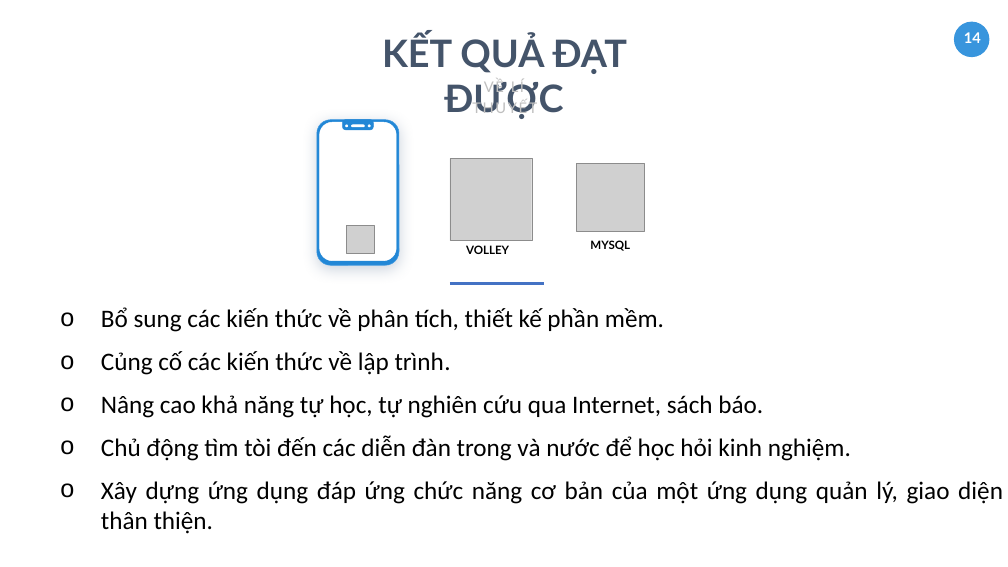
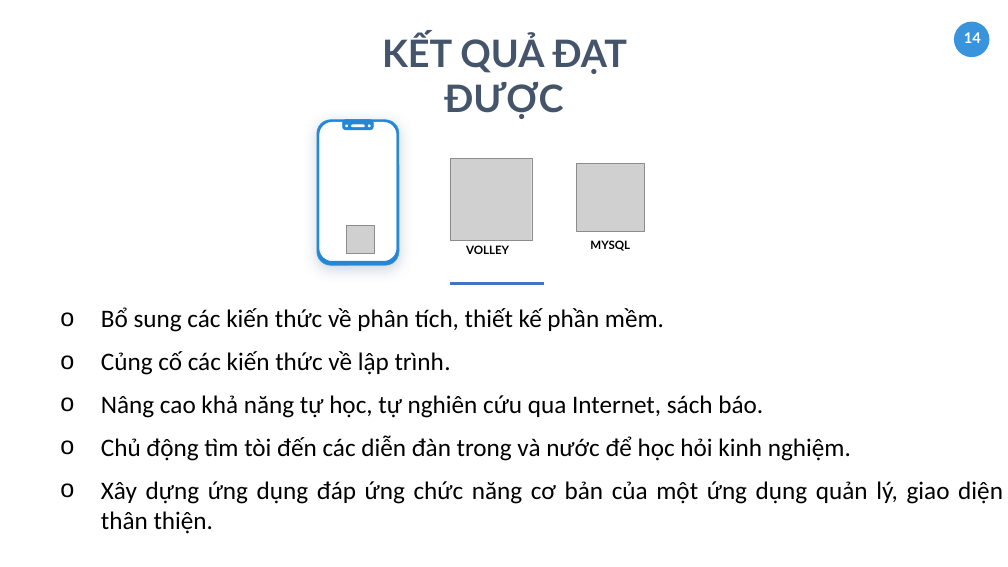
Before and after one commit to TranTanDong/TaiLieuLVTN2018, a slide deck: slide 14 of THESIS REPORT _ TRAN TAN DONG.pptx. Drawn at 1008x567 pixels with LibreOffice and Linux fonts; fonts in the diff are those of the drawing; grey boxes stand for pictures. Boxes give left, top, right and bottom in pixels: in the first picture for what was removed or moved away, otherwise in the second. Text is boxed around its words. In the diff, an @@ line names an element or a change of style, - is before the commit and + after.

```diff
--- a/THESIS REPORT _ TRAN TAN DONG.pptx
+++ b/THESIS REPORT _ TRAN TAN DONG.pptx
@@ text removed at [472, 79, 537, 117] @@
-VỀ LÍ THUYẾT
```
Also in this commit, not shown: 2 other slides changed.
